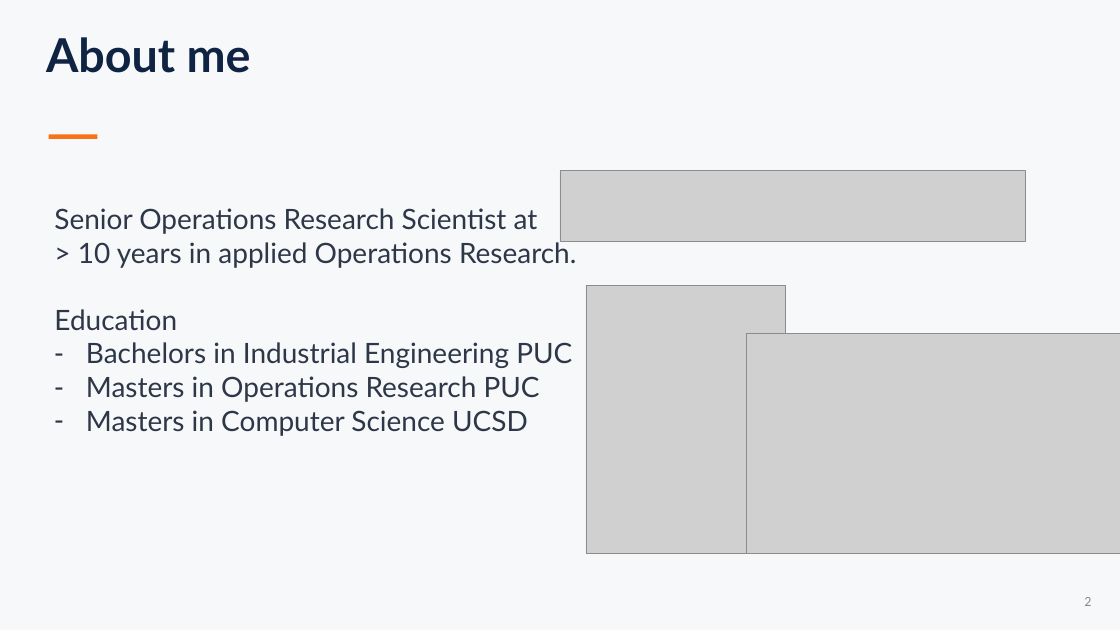
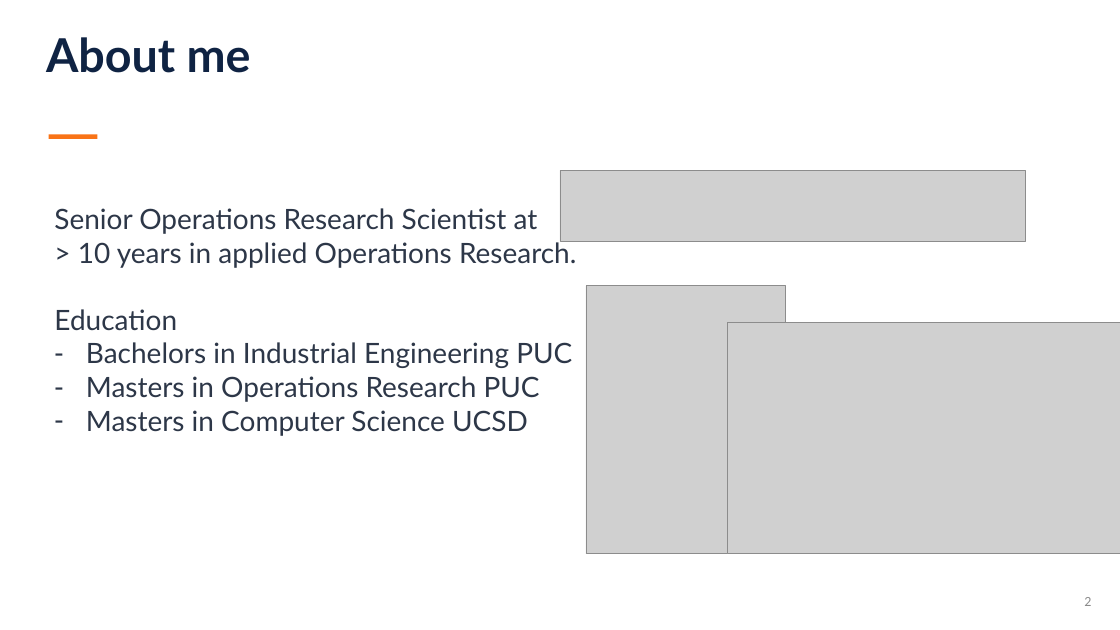
Before and after one commit to sefop/sefop-training-hub, a slide deck: slide 2 of workshops/2026-11-06-cal_poly/sefop-cal-poly.pptx. Drawn at 1120x630 pixels with LibreOffice and Linux fonts; fonts in the diff are those of the drawing; grey boxes stand for pictures. Boxes give left, top, right and bottom in pixels: in the first picture for what was removed or moved away, otherwise in the second. Text is boxed around its words. In the diff, an @@ line names an element or a change of style, - is before the commit and + after.

```diff
--- a/workshops/2026-11-06-cal_poly/sefop-cal-poly.pptx
+++ b/workshops/2026-11-06-cal_poly/sefop-cal-poly.pptx
@@ background #F7F8FA to #FFFFFF @@
@@ picture: place and size @@
-picture at <box>746,334,1120,555</box>
+picture at <box>728,323,1120,554</box>
```
Also in this commit, not shown: 2 other slides changed.
